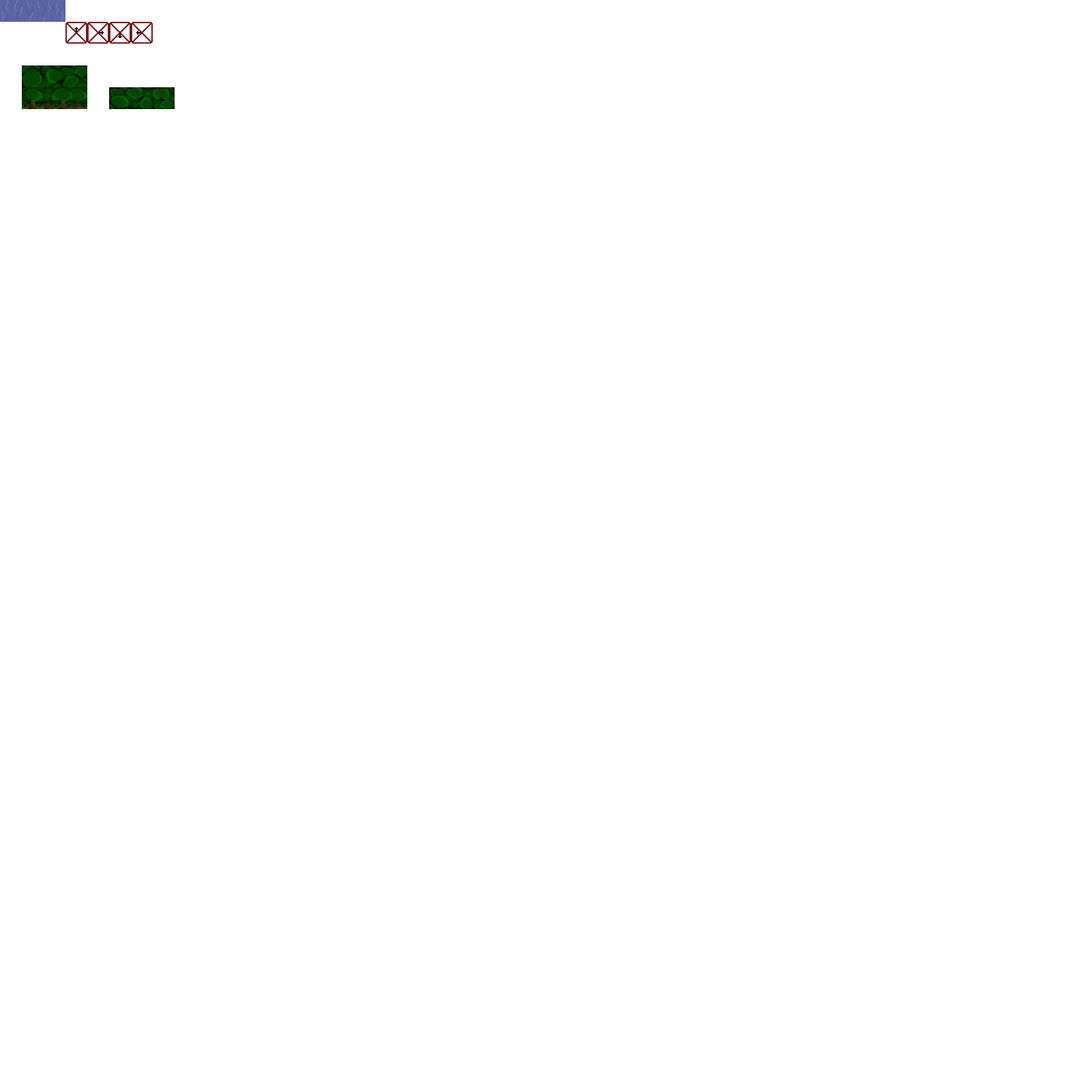
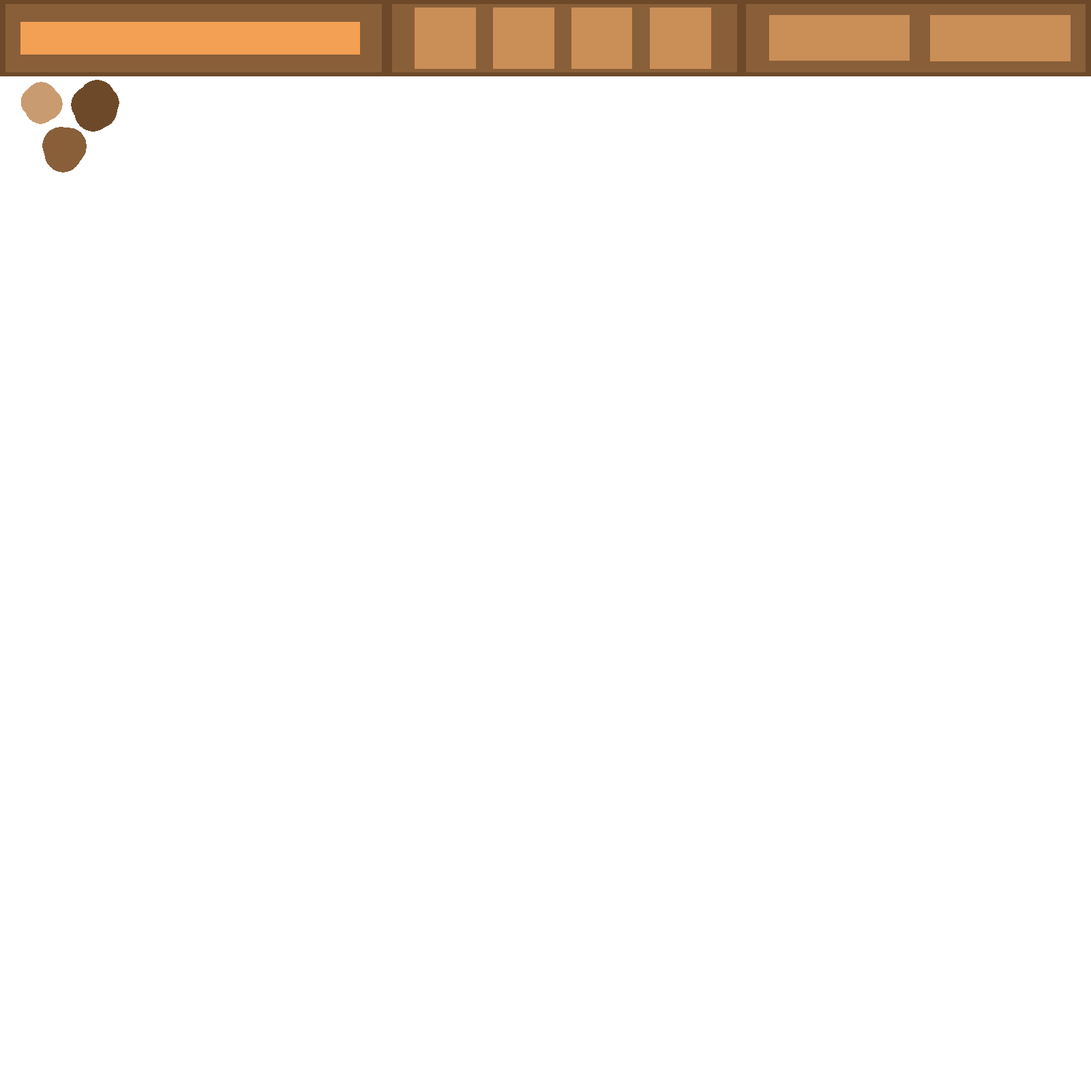
Layered file, before and after one edit (1091×1091). Changes by layer:
hid group "Tileset" (9 layers) over [0, 0, 175, 131]
added group "BarreInventaire" with 9 layers above "SpritesheetPerso" over [0, 0, 1091, 173]
added layer "EmplacementVie" in group "BarreInventaire" over [20, 21, 361, 55]
added layer "PremierCadre" in group "BarreInventaire" over [0, 0, 1091, 77]
added layer "InventaireCase" in group "BarreInventaire" over [414, 7, 1072, 69]
added layer "Secondadre" in group "BarreInventaire" over [0, 0, 1091, 77]
added layer "Palette" in group "BarreInventaire" over [21, 79, 120, 173]
added layer "Taille" in group "BarreInventaire" over [0, 0, 1091, 77]
